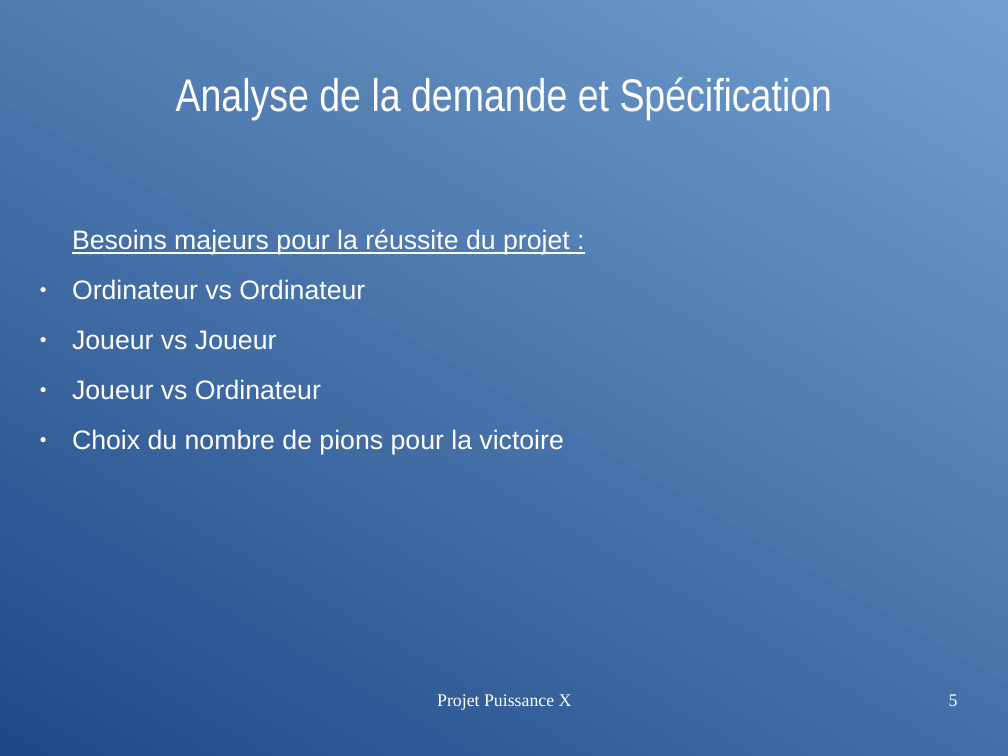
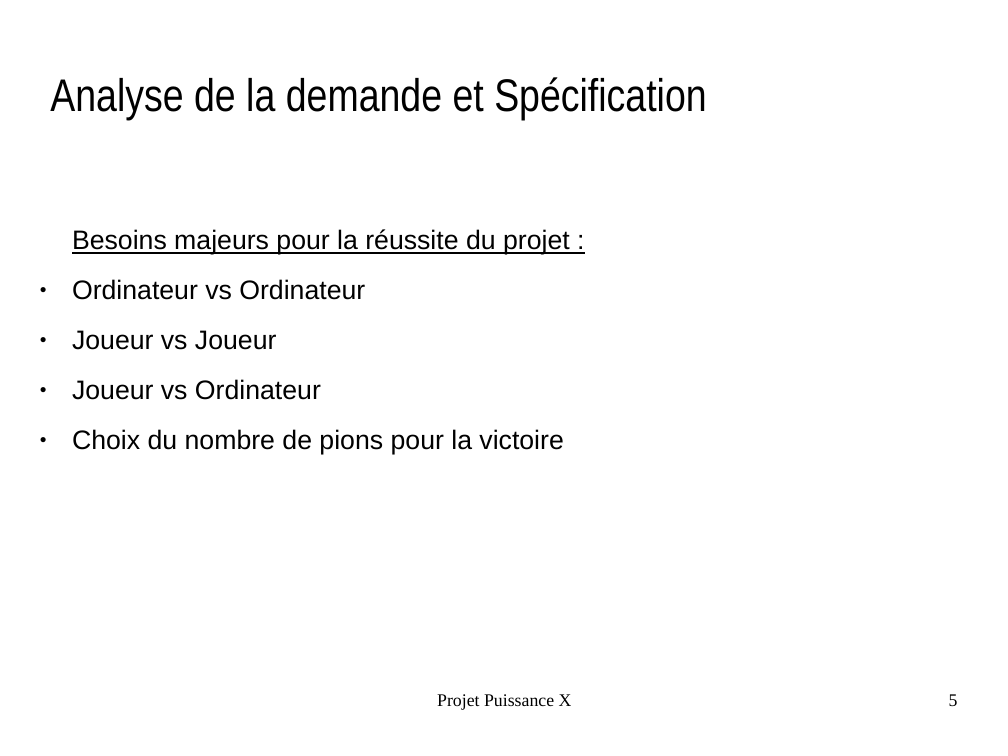
Before and after one commit to benjamin-clement-matthieu/cdc_puissance_X, a slide deck: slide 5 of ppt.odp. Drawn at 1008x756 pixels with LibreOffice and Linux fonts; fonts in the diff are those of the drawing; background and template pictures are left out. Boxes give left, top, right and bottom in pixels: in the first picture for what was removed or moved away, otherwise in the second. Text is boxed around its words. In the diff, an @@ line names an element or a change of style, - is before the commit and + after.

```diff
--- a/ppt.odp
+++ b/ppt.odp
@@ background gradient #204A87 to #729FCF to picture (left out) @@
@@ title "Analyse de la demande et ..." moved from (x1=176, y1=77, x2=832, y2=120) to (x1=50, y1=77, x2=706, y2=121) @@
@@ title "Analyse de la demande et ..." at (x1=50, y1=77, x2=706, y2=121): text colour #FFFFFF to #000000; alignment centre to left @@
@@ text "Besoins majeurs pour la réussite ..." at (x1=72, y1=229, x2=570, y2=455): text colour #FFFFFF to #000000; bullet colour #FFFFFF to #000000 @@
@@ text "Projet Puissance X" at (x1=437, y1=694, x2=572, y2=710): text colour #FFFFFF to #000000 @@
@@ page number at (x1=949, y1=694, x2=958, y2=706): text colour #FFFFFF to #000000 @@
```
Also in this commit, not shown: 15 other slides changed.
